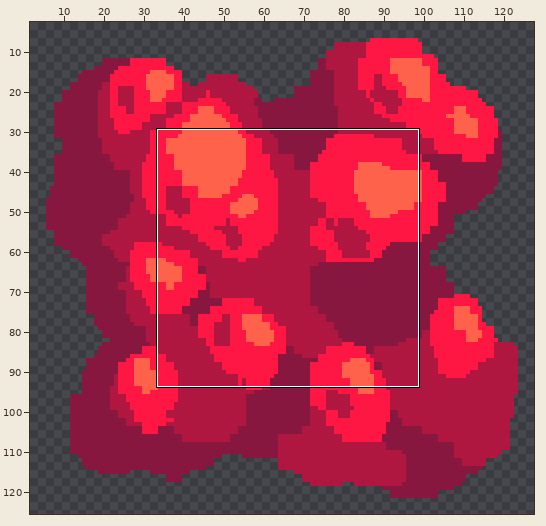
Two versions of one sprite sheet, sprites/blocks/units/cell-reconstructor.png. The picture above shows the old version from afar; the outline marks the close-up.
Close-up. First the earlier version:
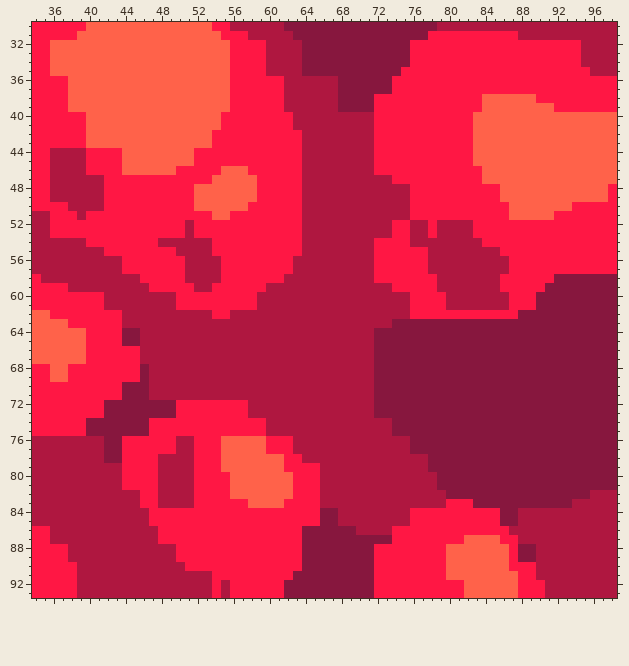
The file is 128x128 pixels. Shown: x 34..98, y 30..93. The wide view leaves out empty margins.
New version:
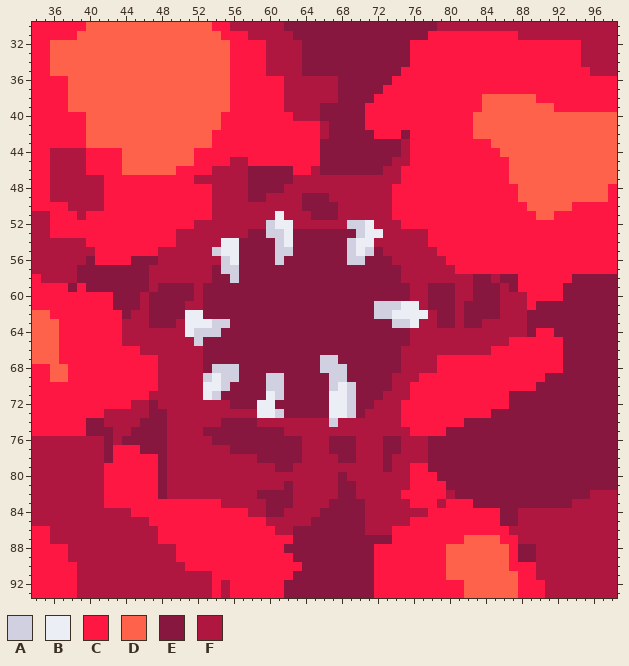
Palette (. is transparent): A #d0d0e0  B #ebeef5  C #ff1744  D #ff624a  E #87173e  F #af1740
Difference:
Changed rows in their new state; - is an unchanged pixel.
first column x 37:
37 ------------------------------------C--------------------
39 -----------------------------EE---C----------------------
40 -----------------------------EEEEEC----------------------
41 --------------------------CCC-EEEEC----------------------
42 ---------------------------CC-EEEEE---E------------------
43 ---------------------------CCEEEEEEEEEF-------CC---------
44 ---------------------------CCEEEEEEEEEF-------CCC--------
45 -------------------FF------CCEEEEEEEEFF-------CCCC-------
46 -----------------FFFFEEEEE-C-EEEEEEEFF---------CCC-------
47 ---------------FFFFFFEEEEEF----------F---------CCC-------
48 ---------------CCFFFFEEEEFF----------CC----------CC------
49 ---------------CCFFFFEEFFFFEEE-------CC----------CC------
50 ---------------CCFFFFFFFFFFEEEE------CC-----------CC-----
51 -----------------FFFFFFFBFF-EEE------CC-----------CCC----
52 --------------CFFFFFFFFABBF-----AAB--F-CC-CCCC-----------
53 -------------F-FFFFFFEEAABEEEEEEEABB-FF---CCCC-----------
54 -----------CC----FBBEEEEABEEEEEEABBFFFF--CCCCCC----------
55 ----C------FF----ABBEEEEAAEEEEEEABAEFFFFF-CCCCCCC--------
56 ---ECCC-EEEFFF----ABEEEEAEEEEEEEAAEEEFFFF--CCCCCCC-------
57 --EEEEEEEEFFFF---EAAEEEEEEEEEEEEEEEEEEFFF---CCCCCC-------
58 --EEEEEEEEFFFF---EEAEEEEEEEEEEEEEEEEEEFFFF----EE-EE----CC
59 -ECEEEEEEEFEEEE-EEEEEEEEEEEEEEEEEEEEEEEFFEEE--EEEFE---CC-
60 -----CEEE-EEEEEFEEEEEEEEEEEEEEEEEEEEEEEFFEEE--EEE-FF-CCC-
61 -----CEEE-EEEEFFEEEEEEEEEEEEEEEEEEEAAABBFEEE-EEEE-FF-----
62 -------E--EEEEBBEEEEEEEEEEEEEEEEEEEAABBBBFEEFEEEEFFF-----
63 C---------EEE-BBBAAEEEEEEEEEEEEEEEEEEAABFF--F--FFFFF-----
64 CCC----FF-----BAAAEEEEEEEEEEEEEEEEE----FFFFFFFFFFFFF-CC--
65 CCC----FF------AEEEEEEEEEEEEEEEEEEE----FFFFFFFFFFFCCCCCC-
66 CCC-------------EEEEEEEEEEEEEEEEEEE---FFFFFFFFFFCCCCCCCC-
67 CCC------CC-----EEEEEEEEEEEEEAAEEEE---FFFFCCCCCCCCCCCCCC-
68 ---------CC-----EAAAEEEEEEEEEAAAEEE---FFFFCCCCCCCCCCCCCC-
69 ---------CC-----ABAAEEEAAEEEEEAAEEE--FFFCCCCCCCCCCCCCC---
70 -------CCCC-----BBAEEEEAAEEEEEABAEE--FFCCCCCCCCCCCCCC----
71 -------CCC------BAEEEEEBAEEEEEBBAEE-FFFCCCCCCCCCCC-------
72 -----CCCFF-FFFFFFFFEEEBBEEEEEEBBAEEFFFCCCCCCCCCCCC-------
73 -----FFFFF--FFFFFFFFF-BBAEEEEEBBAE-FFFCCCCCCCCCC---------
74 -----FFFF-EEFFFFFFEEEEF-------A------FCCCCCCC------------
75 ------FF--EEFFFFEEEEEEEEE------------FFCCCC--------------
76 ------FEEEEEF--FFEEEEEEEEEE---EEE---EE-FF----------------
77 ------C--EEEF--FFFFEEEEEEEE---EEE---EE-FF----------------
78 ------C----E---FFFFFFFEEEEE----EE---E--------------------
79 -----CC----E---FFFFFFFFFEEFFF-------E--CC----------------
80 -----CC----E---FFFFFFFFFFFFFF--E-------CCC---------------
81 -----CC----E---FFFFFFFFFFEFFF--EE------CCCC--------------
82 -----CCCC--E---FFFFFFFEEEEFFF--EE-----CCCCCF-------------
83 -----CCCC--CCCC---FFFFFEEEFFF-EEEE-----CCC---------------
84 --------CC-----------FFEEFFFF--EEE-----FF----------------
85 -----------------------FFFFFE--EEE-----------------------
86 ------------------------FFE------E-----------------------
87 --------------------------E------------------------------
88 -------------------------EE------------------------------
89 --------------------------E------------------------------
Changed places in both close-ups, as pixel boxes (x1, y1, x2, y2):
changed: (59, 85, 572, 562)
